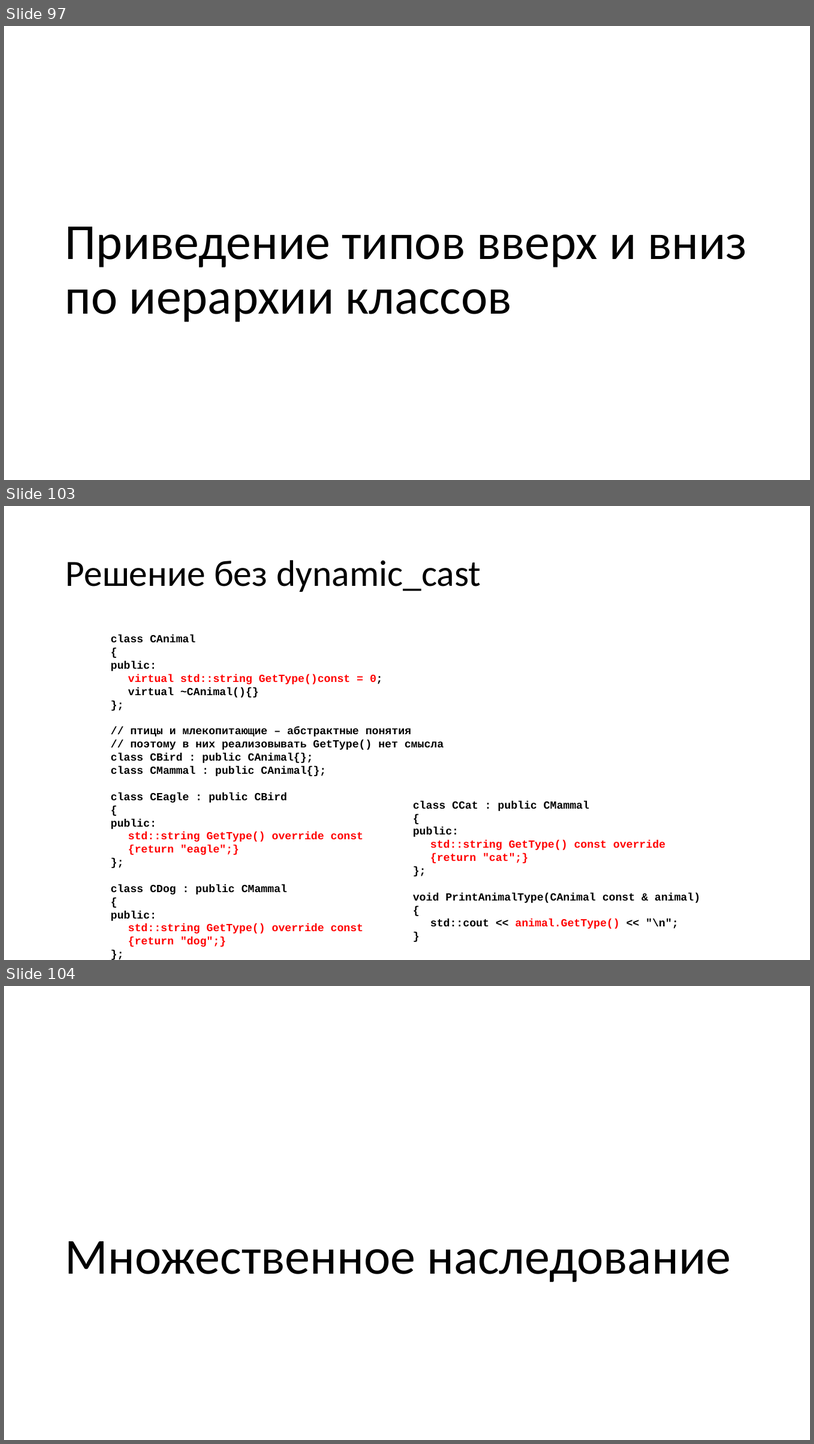
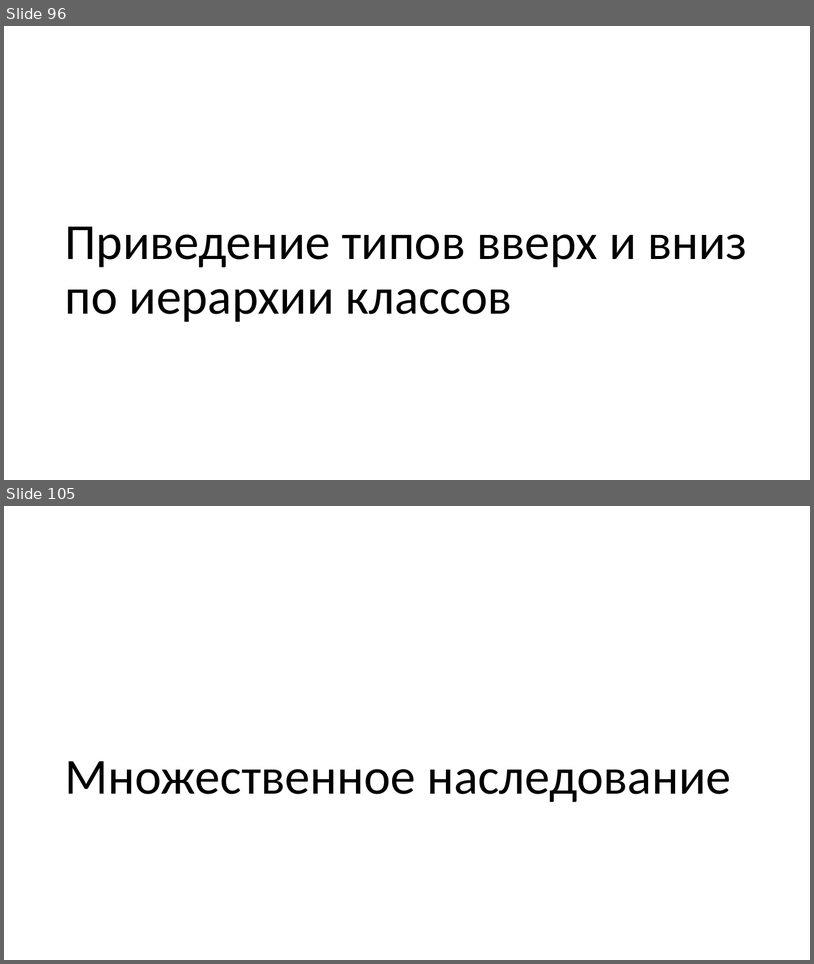
Before and after one commit to alexey-malov/oop, a slide deck: lectures/03/Наследование и полиморфизм.pptx. Shown one above the other, each under a label of ours: slides 97, 103 and 104 before the commit, slides 96 and 105 after it; the slides between them are not shown. The pictures are 814x1444 and 814x964 pixels, drawn with LibreOffice and Linux fonts; fonts in the diff are those of the drawing. Boxes give left, top, right and bottom in pixels: in the first picture for what was removed or moved away, otherwise in the second. Text is boxed around its words. In the diff, an @@ line names an element or a change of style, - is before the commit and + after.

```diff
--- a/lectures/03/Наследование и полиморфизм.pptx
+++ b/lectures/03/Наследование и полиморфизм.pptx
@@ slide 103 removed at bbox=[4, 506, 810, 960], background #FFFFFF @@
@@ title removed at bbox=[65, 560, 481, 592] @@
-Решение без dynamic_cast
@@ text removed at bbox=[111, 635, 444, 946] @@
-class CAnimal
-{
-public:
-virtual std::string GetType()const = 0;
-virtual ~CAnimal(){}
-};
-// птицы и млекопитающие – абстрактные понятия
-// поэтому в них реализовывать GetType() нет смысла
-class CBird : public CAnimal{};
-class CMammal : public CAnimal{};
-class CEagle : public CBird
-{
-public:
-std::string GetType() override const
-{return "eagle";}
-};
-class CDog : public CMammal
-{
-public:
-std::string GetType() override const
-{return "dog";}
-};
@@ text removed at bbox=[413, 801, 701, 928] @@
-class CCat : public CMammal
-{
-public:
-std::string GetType() const override
-{return "cat";}
-};
-void PrintAnimalType(CAnimal const & animal)
-{
-std::cout << animal.GetType() << "\n";
-}
@@ what was slide 97 is now slide 96 @@
@@ what was slide 104 is now slide 105 @@
```
Also in this commit, not shown: 9 slides changed, 9 slides added, 7 other slides removed, 11 other files.
